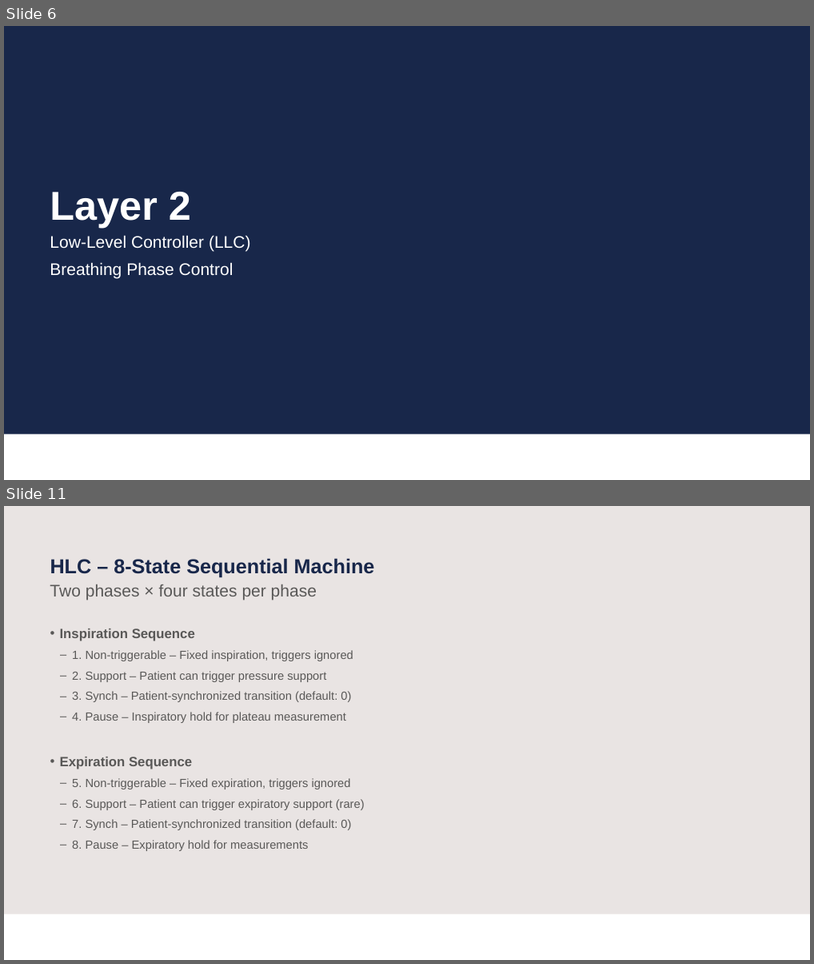
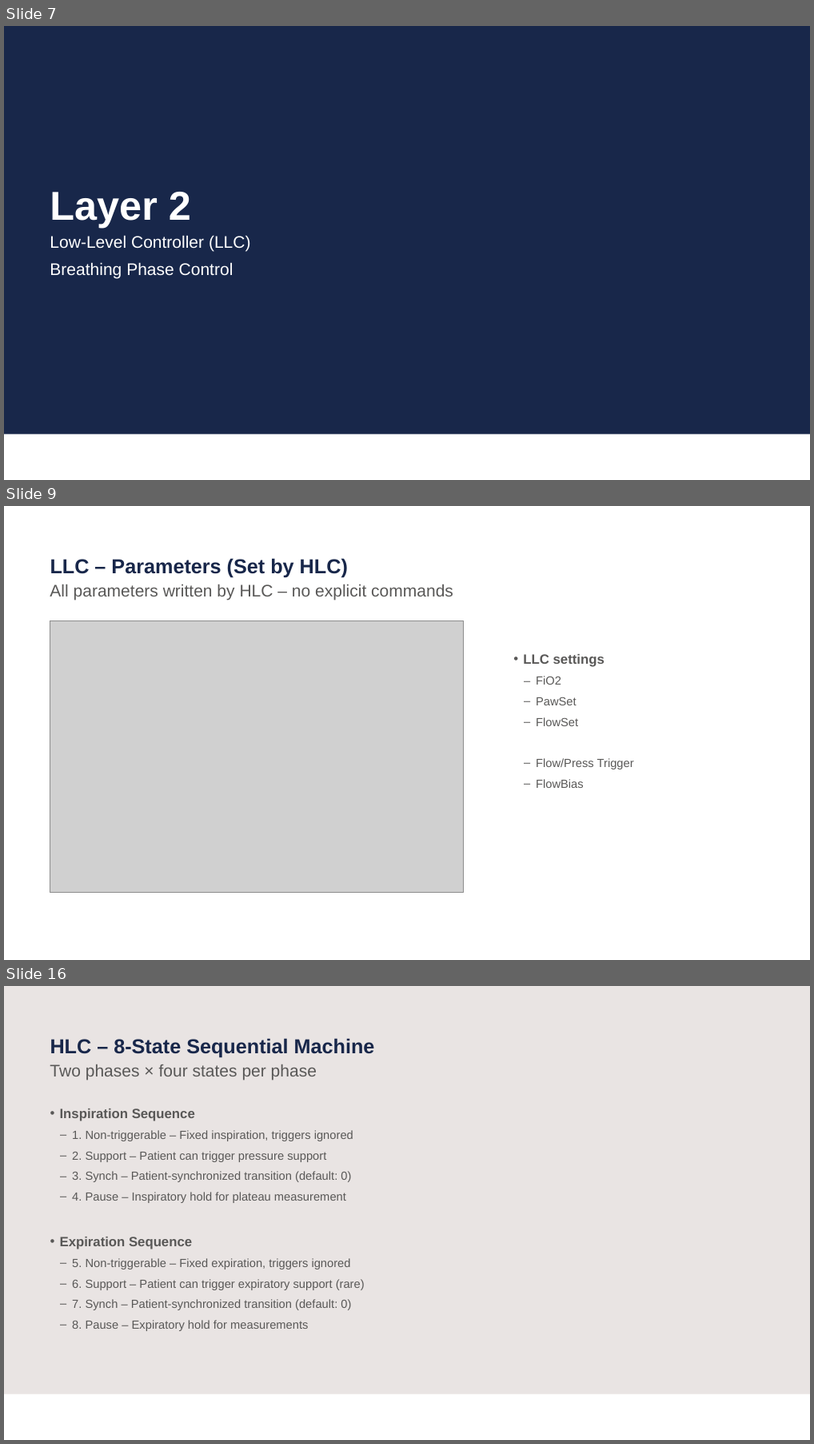
Before and after one commit to Teknosofen/ParallelMixer, a slide deck: documentation/presentation/Ventilator_Control_Architecture.pptx. Shown one above the other, each under a label of ours: slides 6 and 11 before the commit, slides 7, 9 and 16 after it; the slides between them are not shown. The pictures are 814x964 and 814x1444 pixels, drawn with LibreOffice and Linux fonts; fonts in the diff are those of the drawing; grey boxes stand for pictures; background and template pictures are left out. Boxes give left, top, right and bottom in pixels: in the first picture for what was removed or moved away, otherwise in the second. Text is boxed around its words. In the diff, an @@ line names an element or a change of style, - is before the commit and + after.

```diff
--- a/documentation/presentation/Ventilator_Control_Architecture.pptx
+++ b/documentation/presentation/Ventilator_Control_Architecture.pptx
@@ slide 9 added at bbox=[4, 506, 810, 960], background #FFFFFF @@
@@ title added at bbox=[50, 558, 348, 578], 24 pt, text #18274A, bold @@
+LLC – Parameters (Set by HLC)
@@ text added at bbox=[50, 584, 454, 600], 20 pt, text #595857 @@
+All parameters written by HLC – no explicit commands
@@ picture added at bbox=[50, 620, 464, 892] @@
@@ text added at bbox=[523, 654, 634, 788], 14 pt, text #595857 @@
+• LLC settings
+  ‒ FiO2
+  ‒ PawSet
+  ‒ FlowSet
+  ‒ Flow/Press Trigger
+  ‒ FlowBias
@@ what was slide 6 is now slide 7 @@
@@ what was slide 11 is now slide 16 @@
```
Also in this commit, not shown: 9 slides changed, 11 other slides added, 4 slides removed, 10 other files.
